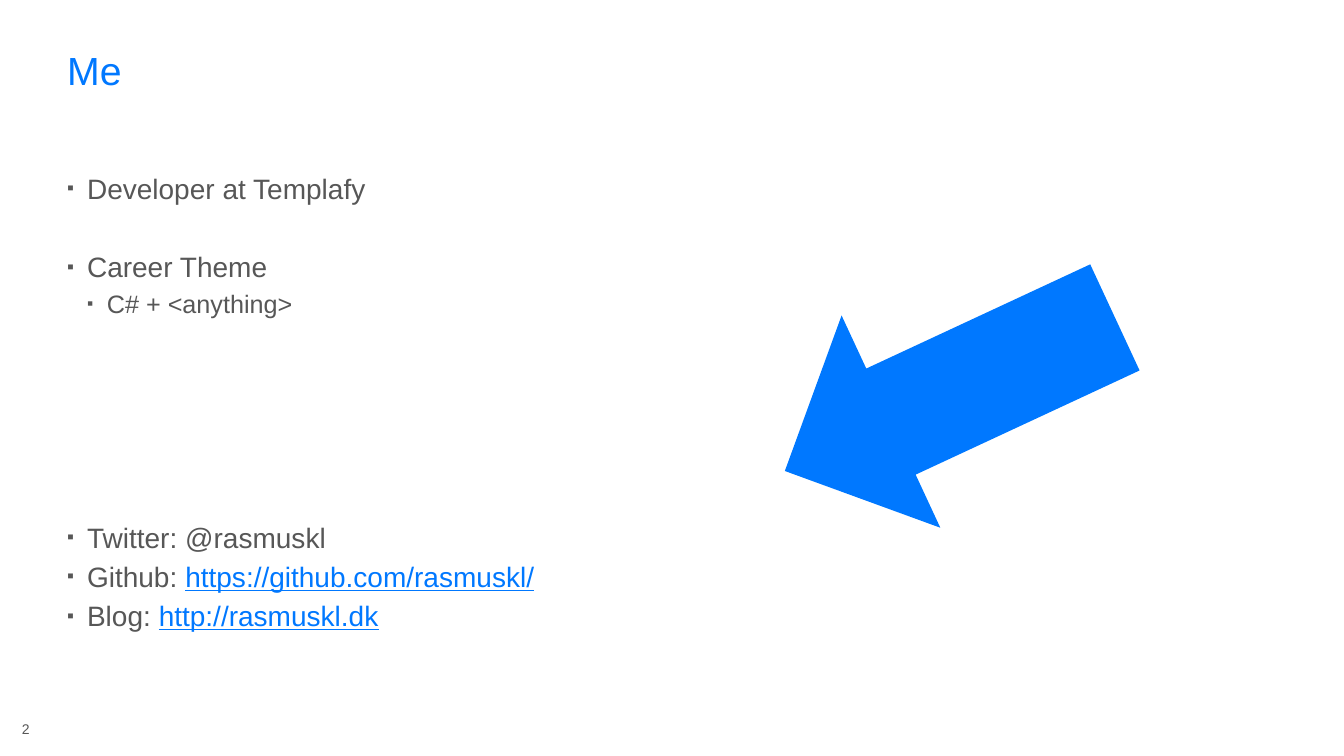
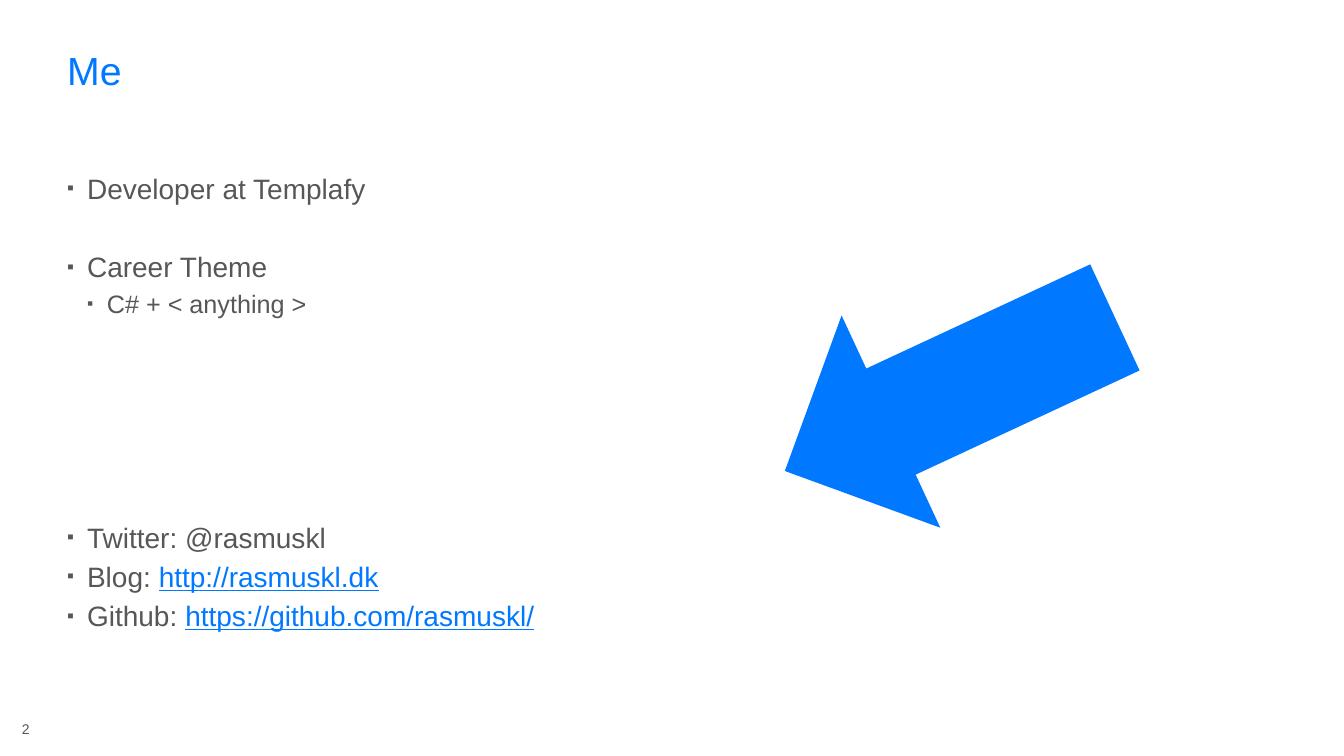
Before and after one commit to rasmuskl/react-webpack-typescript, a slide deck: slide 2 of _notes/Presentation.pptx. Drawn at 1344x756 pixels with LibreOffice and Linux fonts; fonts in the diff are those of the drawing; background and template pictures are left out. Boxes give left, top, right and bottom in pixels: in the first picture for what was removed or moved away, otherwise in the second. Text is boxed around its words. In the diff, an @@ line names an element or a change of style, - is before the commit and + after.

```diff
--- a/_notes/Presentation.pptx
+++ b/_notes/Presentation.pptx
@@ text at [107,294,284,318]: spaces changed @@
-  ▪ C# + <anything>
+  ▪ C# + < anything >
@@ text at [87,566,379,592]: paragraph added @@
+▪ Blog: http://rasmuskl.dk
@@ text at [87,605,379,631]: paragraph removed @@
-▪ Blog: http://rasmuskl.dk
```
Also in this commit, not shown: 7 other slides changed, 3 other files.
